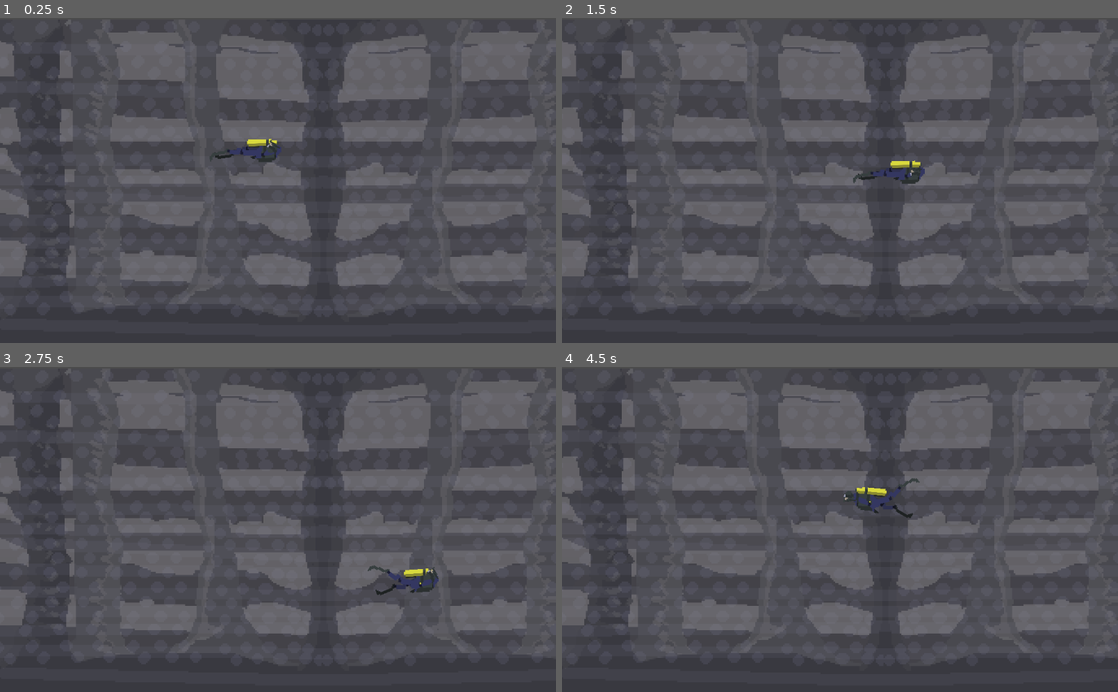
Above: before the commit, frames 1-4 (two rows, left to right).
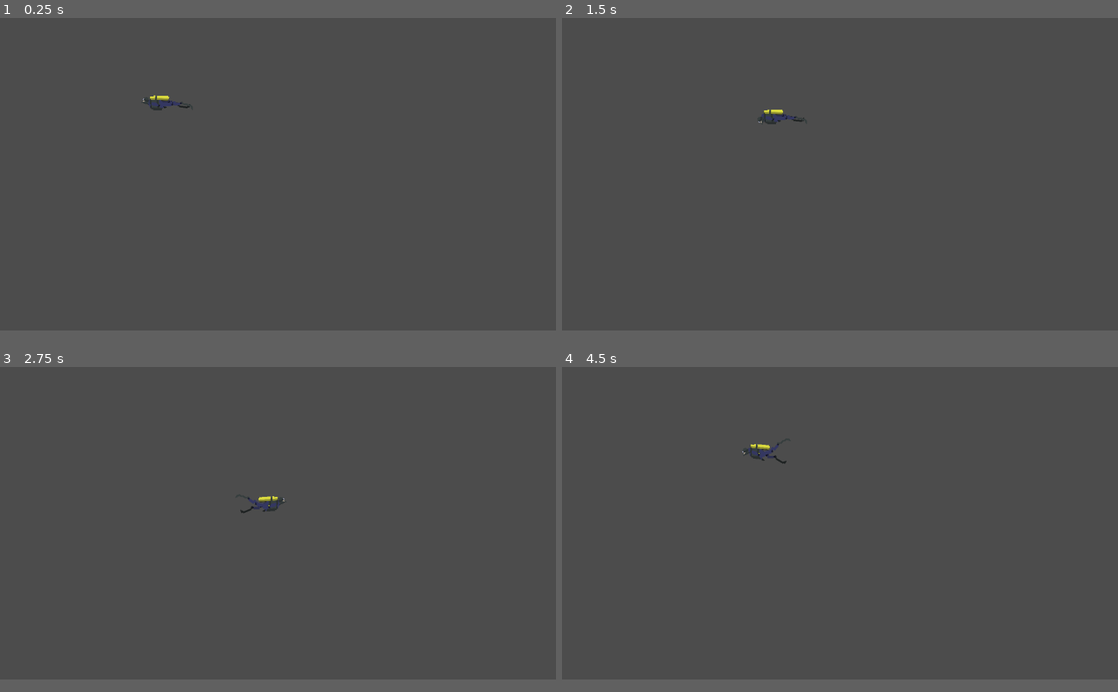
Above: after the commit, the same moments.

Repository: LuisEduardoSandoval/P2.group15
Game: Godot game, scene res://KinematicBody2D.tscn
Two runs of this game, one before a commit and one after it. Both use one fixed random seed, a clock stepped at 60 frames per second and the inputs below.
Inputs (mouse positions are in pixels of both pictures, inside the frame that each line leads up to):
- Up to frame 1 (0.25 s): no input
- Up to frame 2 (1.5 s): move the mouse to (962, 164) at 0.52 s; hold D (right) 0.53-1.28 s; move the mouse to (728, 196) at 1.27 s; hold S (down) from 1.28 s (still down)
- Up to frame 3 (2.75 s): move the mouse to (333, 458) at 2.02 s; release S (down) at 2.03 s; hold D (right) from 2.03 s (still down)
- Up to frame 4 (4.5 s): move the mouse to (812, 594) at 2.77 s; release D (right) at 2.78 s; hold W (up) 2.78-3.53 s; move the mouse to (1006, 578) at 3.52 s; hold A (left) from 3.53 s (still down); move the mouse to (673, 480) at 4.27 s
In our replay, the window is 800x468 before the commit and 800x450 after it. These sizes can differ from the game's own. Grey fills any space a smaller window leaves; there, only what the larger window draws over its background counts as a difference.

The runs differ from the first frame. In frame 1, 27% of the frame differs, in the area x 0-100%, y 1-89%; in frame 2, 27%; in frame 3, 27%; in frame 4, 27%.

Commit message:
modified player movement

Diff:
--- a/KinematicBody2D.gd
+++ b/KinematicBody2D.gd
@@ -3,7 +3,11 @@
 export (int) var speed = 200 #character move speed
 var velocity = Vector2() #character velocity in 2 Dimensions
 var Mouse_Position
-var lastXpos #last Direction on axis so head movement is correct
+var lastXpos = false #last Direction on axis so head movement is correct false means looking right
+
+
+
+
 
 
 
@@ -34,22 +38,32 @@
 
 func _process(delta):
 	Mouse_Position = get_local_mouse_position() #this must be initialized or it will crash when it calls
+
+
+
+
+
 	if Input.is_action_pressed('right'): #had to check movement here as it controls rotational diretion of head
-		Mouse_Position = get_local_mouse_position()*0.1
+		Mouse_Position = get_local_mouse_position() #if movement in the right direction updates head directional position
 	if Input.is_action_pressed('left'):
-		Mouse_Position.x = get_local_mouse_position().x*-0.1
-		Mouse_Position.y = get_local_mouse_position().y*0.1
+		Mouse_Position.x = -get_local_mouse_position().x #changes head x to match movements
+		Mouse_Position.y = get_local_mouse_position().y
 	if lastXpos == true:
-		Mouse_Position.x = get_local_mouse_position().x*-0.1
-		Mouse_Position.y = get_local_mouse_position().y*0.1
+		Mouse_Position.x = -get_local_mouse_position().x
+		Mouse_Position.y = get_local_mouse_position().y
+	if lastXpos == false:
+		Mouse_Position.x = get_local_mouse_position().x
+		Mouse_Position.y = get_local_mouse_position().y
 	get_node("root/Hip/Torso/Head").rotation += Mouse_Position.angle() #changes the angle of the head to match mouse
-#	if lastXpos == false: #IN_PROGRESS CHANGES WHEN MOUSE X IS TOO FAR FOR HEAD TO FOLLOW POSITION CHANGES
-#		if get_local_mouse_position().x < $root.global_position.x -200:
-#			get_node("root").set_scale(Vector2(-1,-1))
-#		if get_local_mouse_position().x > $root.global_position.x -200:
-#			get_node("root").set_scale(Vector2(1,1))
-#			Mouse_Position.x = get_local_mouse_position().x*0.1
-	#if get_local_mouse_position().x < $root/Hip.global_position.x :
+	if lastXpos == false: #if player is facing right!
+		if get_local_mouse_position().x < $root.position.x : # if players mouse is on or behind root node
+			get_node("root").set_scale(Vector2(-1,1)) #models is scaled verticaly and horizontally
+			lastXpos = true
+	if lastXpos == true:
+		if get_local_mouse_position().x > $root.position.x :
+			get_node("root").set_scale(Vector2(1,1))
+			lastXpos = false
+
 	pass
 
 
--- a/KinematicBody2D.tscn
+++ b/KinematicBody2D.tscn
@@ -1,9 +1,7 @@
-[gd_scene load_steps=6 format=2]
+[gd_scene load_steps=4 format=2]
 
 [ext_resource path="res://KinematicBody2D.gd" type="Script" id=1]
 [ext_resource path="res://Player.tscn" type="PackedScene" id=2]
-[ext_resource path="res://artAssets/Backgrounds/cave_test_bkg.png" type="Texture" id=3]
-[ext_resource path="res://artAssets/Backgrounds/cave_test_bkg2.png" type="Texture" id=4]
 
 [sub_resource type="CapsuleShape2D" id=1]
 radius = 4.04765
@@ -20,26 +18,3 @@
 shape = SubResource( 1 )
 
 [node name="root" parent="." instance=ExtResource( 2 )]
-
-[node name="ParallaxBackground" type="ParallaxBackground" parent="."]
-editor/display_folded = true
-
-[node name="ParallaxLayer" type="ParallaxLayer" parent="ParallaxBackground"]
-
-[node name="TextureRect" type="TextureRect" parent="ParallaxBackground/ParallaxLayer"]
-margin_left = -1319.3
-margin_top = -1061.27
-margin_right = 680.697
-margin_bottom = 938.732
-rect_scale = Vector2( 0.3, 0.3 )
-rect_pivot_offset = Vector2( 1882.81, 1520 )
-texture = ExtResource( 3 )
-stretch_mode = 5
-
-[node name="TextureRect2" type="TextureRect" parent="ParallaxBackground/ParallaxLayer"]
-margin_left = 591.986
-margin_top = 3.25803
-margin_right = 2591.99
-margin_bottom = 2003.26
-rect_scale = Vector2( 0.3, 0.3 )
-texture = ExtResource( 4 )
--- a/Player.tscn
+++ b/Player.tscn
@@ -1491,6 +1491,7 @@
 position = Vector2( 0.0118866, -0.0077858 )
 
 [node name="Hip" type="Sprite" parent="."]
+editor/display_folded = true
 position = Vector2( 7.38234, 0.465278 )
 scale = Vector2( 0.25, 0.25 )
 texture = ExtResource( 1 )
@@ -1638,7 +1639,7 @@
 offset = Vector2( -40.2416, 1.87569 )
 
 [node name="Hand_L" type="Sprite" parent="."]
-position = Vector2( -0.0179787, -0.0585263 )
+position = Vector2( -0.0179768, -0.058526 )
 rotation = 0.0293564
 scale = Vector2( 0.25, 0.25 )
 z_index = -1
@@ -1659,8 +1660,8 @@
 texture = ExtResource( 12 )
 
 [node name="Flipper_L" type="Sprite" parent="."]
-position = Vector2( -56.5238, -15.6214 )
-rotation = 0.243341
+position = Vector2( -56.5237, -15.6214 )
+rotation = 0.243342
 scale = Vector2( 0.25, 0.25 )
 z_index = -6
 texture = ExtResource( 13 )
--- a/project.godot
+++ b/project.godot
@@ -18,6 +18,11 @@
 config/name="New Game Project"
 run/main_scene="res://KinematicBody2D.tscn"
 config/icon="res://icon.png"
+
+[display]
+
+window/size/width=1600
+window/size/height=900
 
 [input]
 
